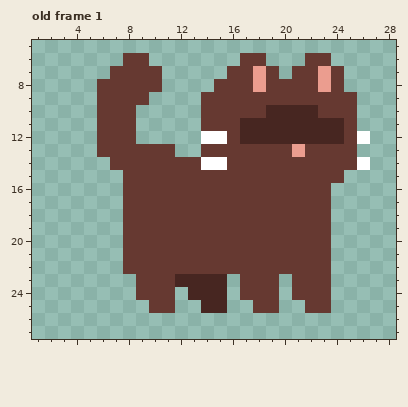
File history of a pixel-art file, project/characters/player_character/art/brown cat walk1.aseprite. This is how it looked before the edit.
32x32 pixels, 4 frames. Shown: old frame 1: x 1..28, y 5..27.
After:
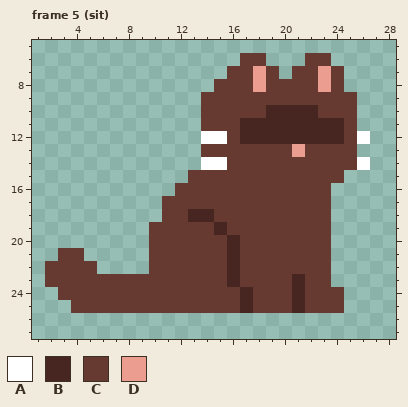
Palette (. is transparent): A #ffffff  B #472621  C #663931  D #eb9d8f
A new or re-ordered frame is compared with the old frame closest to it.
Log entry: Adds cat animations for walking
Diff:
{"change": "frames 4 -> 5"}
{"where": "frame 5 (sit) is new; against old frame 1"}
{"frame":5,"y":6,"x":8,"old":"CC","new":".."}
{"frame":5,"y":7,"x":7,"old":"CCCC","new":"...."}
{"frame":5,"y":8,"x":6,"old":"CCCCC","new":"....."}
{"frame":5,"y":9,"x":6,"old":"CCCC","new":"...."}
{"frame":5,"y":10,"x":6,"old":"CCC","new":"..."}
{"frame":5,"y":11,"x":6,"old":"CCC","new":"..."}
{"frame":5,"y":12,"x":6,"old":"CCC","new":"..."}
{"frame":5,"y":13,"x":6,"old":"CCCCCC","new":"......"}
{"frame":5,"y":14,"x":7,"old":"CCCCCCC","new":"......."}
{"frame":5,"y":15,"x":8,"old":"CCCCC","new":"....."}
{"frame":5,"y":16,"x":8,"old":"CCCC","new":"...."}
{"frame":5,"y":17,"x":8,"old":"CCC","new":"..."}
{"frame":5,"y":18,"x":8,"old":"CCC","new":"..."}
{"frame":5,"y":18,"x":13,"old":"CC","new":"BB"}
{"frame":5,"y":19,"x":8,"old":"CC","new":".."}
{"frame":5,"y":19,"x":15,"old":"C","new":"B"}
{"frame":5,"y":20,"x":8,"old":"CC","new":".."}
{"frame":5,"y":20,"x":16,"old":"C","new":"B"}
{"frame":5,"y":21,"x":3,"old":"..","new":"CC"}
{"frame":5,"y":21,"x":8,"old":"CC","new":".."}
{"frame":5,"y":21,"x":16,"old":"C","new":"B"}
{"frame":5,"y":22,"x":2,"old":"....","new":"CCCC"}
{"frame":5,"y":22,"x":8,"old":"CC","new":".."}
{"frame":5,"y":22,"x":16,"old":"C","new":"B"}
{"frame":5,"y":23,"x":2,"old":".......","new":"CCCCCCC"}
{"frame":5,"y":23,"x":12,"old":"BBBB.","new":"CCCCB"}
{"frame":5,"y":23,"x":20,"old":".C","new":"CB"}
{"frame":5,"y":24,"x":3,"old":"......","new":"CCCCCC"}
{"frame":5,"y":24,"x":12,"old":".BBB.C","new":"CCCCCB"}
{"frame":5,"y":24,"x":20,"old":".C","new":"CB"}
{"frame":5,"y":24,"x":24,"old":".","new":"C"}
{"frame":5,"y":25,"x":4,"old":"......","new":"CCCCCC"}
{"frame":5,"y":25,"x":12,"old":"..BB..","new":"CCCCCB"}
{"frame":5,"y":25,"x":20,"old":"..","new":"CB"}
{"frame":5,"y":25,"x":24,"old":".","new":"C"}
